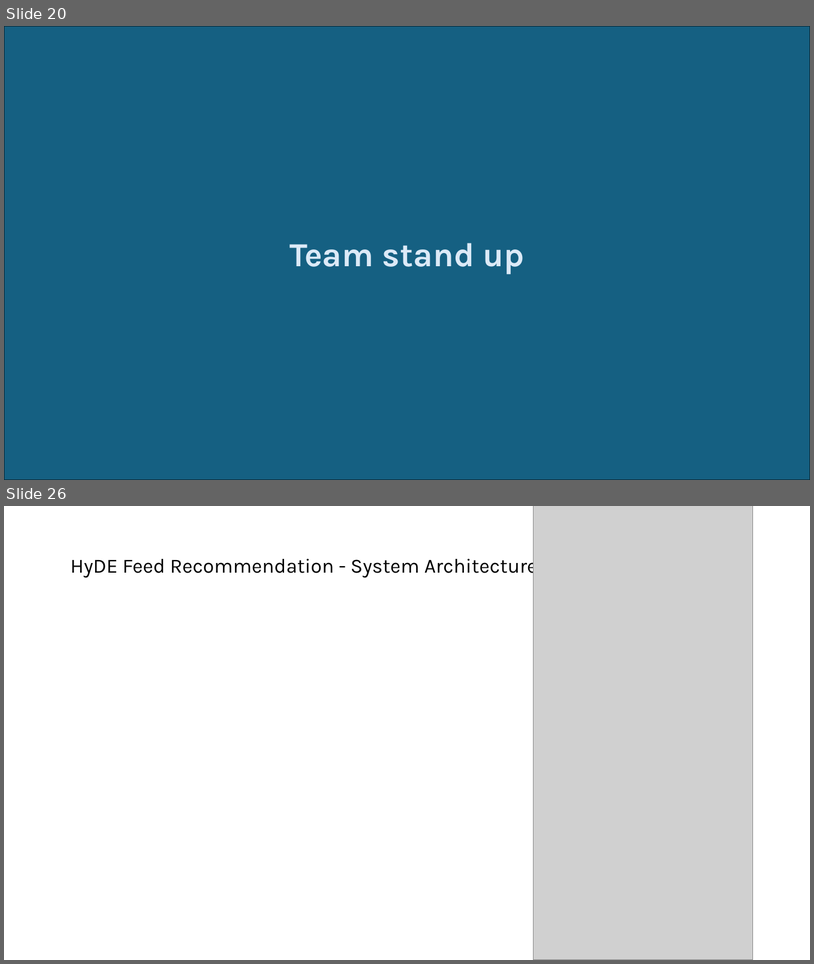
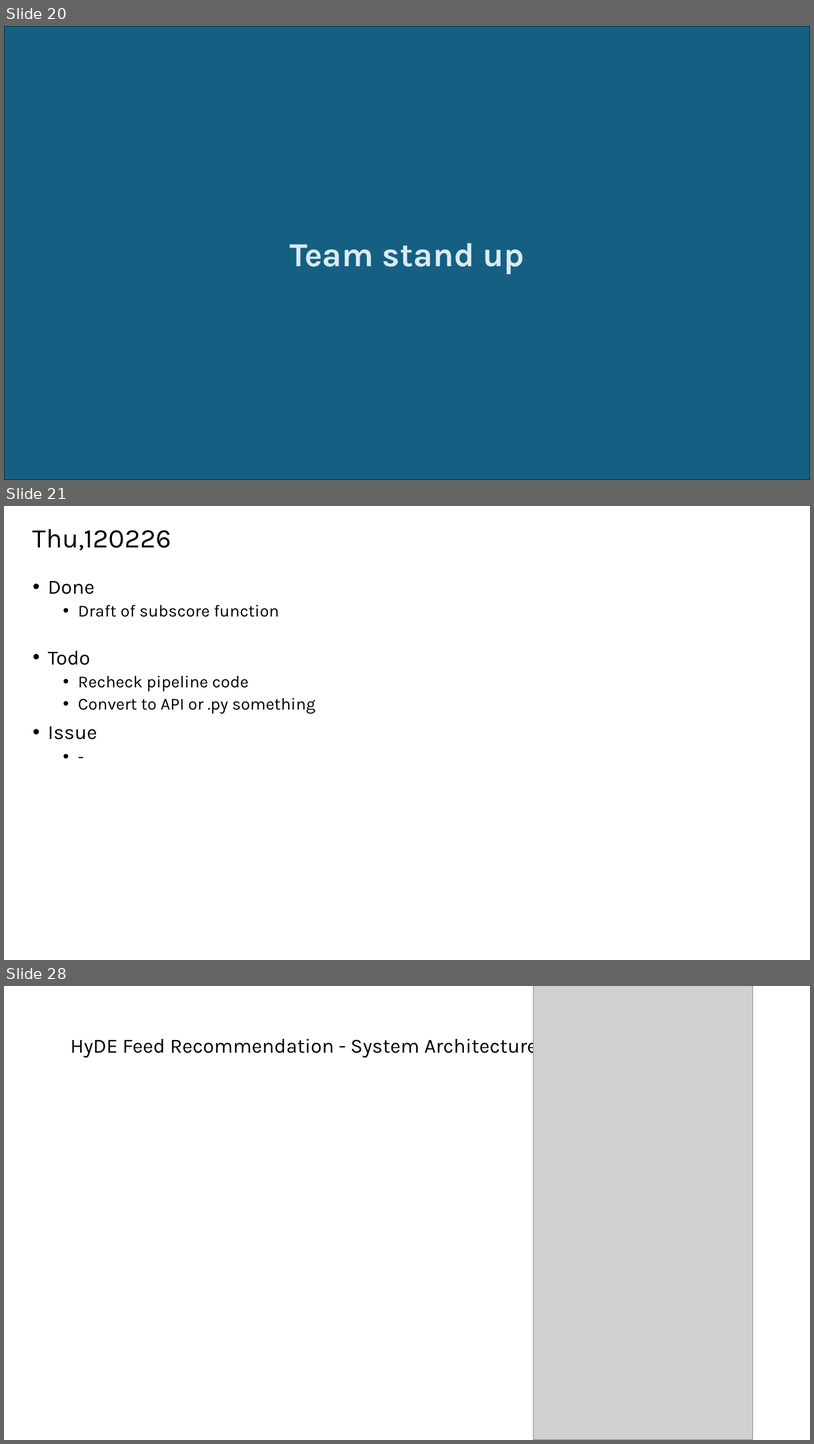
Before and after one commit to TunKedsaro/Hyde, a slide deck: logs/Ghostdeck.pptx. Shown one above the other, each under a label of ours: slides 20 and 26 before the commit, slides 20, 21 and 28 after it; the slides between them are not shown. The pictures are 814x964 and 814x1444 pixels, drawn with LibreOffice and Linux fonts; fonts in the diff are those of the drawing; grey boxes stand for pictures. Boxes give left, top, right and bottom in pixels: in the first picture for what was removed or moved away, otherwise in the second. Text is boxed around its words. In the diff, an @@ line names an element or a change of style, - is before the commit and + after.

Commit message:
feat(subscore) : explor subscore pipeline

```diff
--- a/logs/Ghostdeck.pptx
+++ b/logs/Ghostdeck.pptx
@@ slide 21 added at <box>4,506,810,960</box>, background #FFFFFF @@
@@ title added at <box>33,529,171,550</box>, 32 pt, text #000000 @@
+Thu,120226
@@ text added at <box>48,581,315,739</box>, 20 pt, text #000000 @@
+• Done
+  • Draft of subscore function
+• Todo
+  • Recheck pipeline code
+  • Convert to API or .py something
+• Issue
+  • -
@@ what was slide 26 is now slide 28 @@
```
Also in this commit, not shown: 5 slides changed, 1 other slide added, 3 other files.
